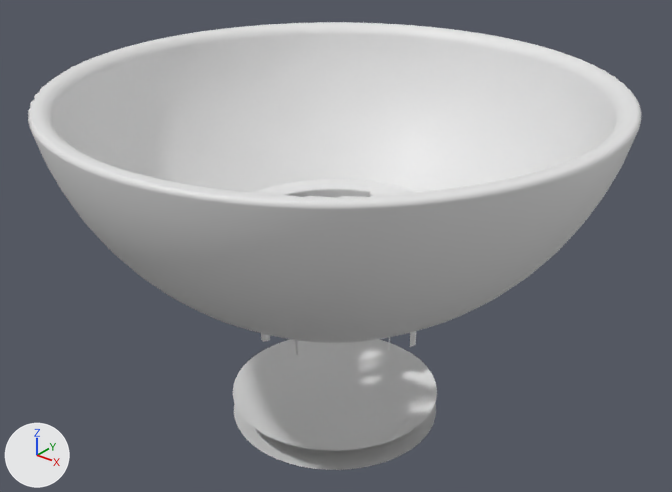
The OBJ model PadForge.App/3DModels/SteamController/LeftStickClick.obj as it was, and as the next commit left it.
Before and after are seen from a camera (50 mm lens) standing at (5.0, -14.9, 2.7) and looking at (-18.6, 14.5, -15.5). Arrows for +X, +Y and +Z are at lower left; the lights stay in place. The picture after the commit comes second. Where no turn or scale is listed for an object, it has been applied to the vertices. Vertices at exactly the same position are counted once.

Names of what the first picture shows: 'LeftStickClick'.
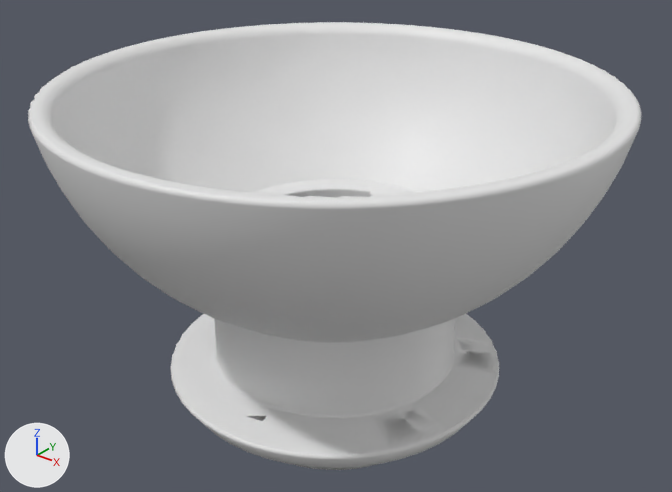
Commit message: 2015 stick: put the stem back

What the commit changed:
me_leftstickclick is used by ob_leftstickclick; location (0.0, 0.0, 0.0).
me_leftstickclick had 3484 vertices, 6446 faces and spanned x -30.5..-6.3, y 2.1..26.3, z -24.5..-8.0.
me_leftstickclick now has 4745 vertices, 9271 faces and spans x -30.5..-6.3, y 2.1..26.3, z -24.5..-8.0.
me_leftstickclick part 1: 2 vertices moved within x -19.3, y 12.7, z -19.0; 1261 vertices added at x -26.0..-10.8, y 6.5..21.8, z -23.5..-19.2.

Changed parts and their boxes [x1, y1, x2, y2] in the pictures (672 x 492 px):
part 1 of me_leftstickclick, built on: after [170, 195, 499, 468]
